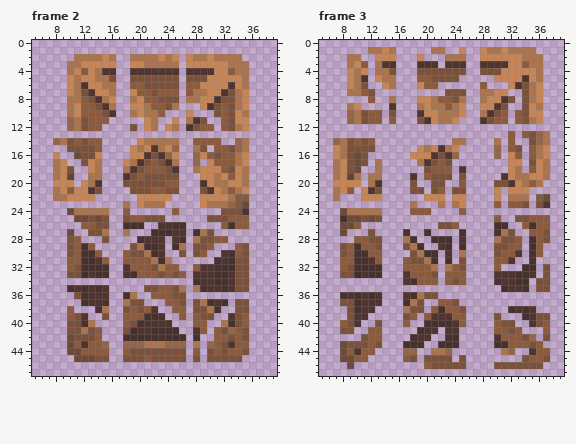
Pixel-art file, stored at Assets/Props/Box_destruction.aseprite. The picture above was drawn from the file before the commit.
48x48 pixels, 10 frames. Shown: frame 2: x 5..39, y 0..47; frame 3: x 5..39, y 0..47. The commit also changed other frames, which this record leaves out.
After the commit:
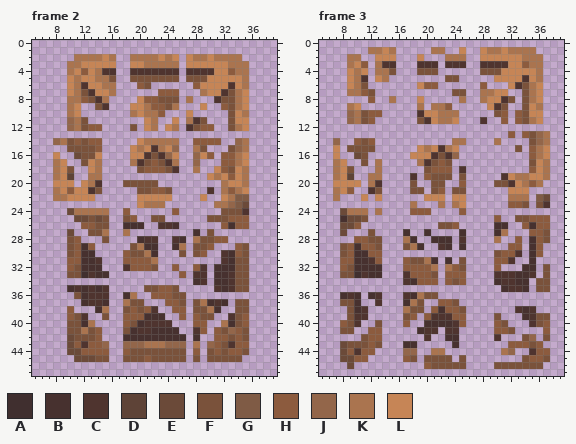
Palette (. is transparent): A #402f2f  B #47312f  C #4f342f  D #5e4337  E #6b4a39  F #7a523b  G #7f5b45  H #8c5b3e  J #93664a  K #aa744f  L #c68556
Diff:
Changed rows in their new state; - is an unchanged pixel.
Frame 2:
first column x 12:
 6 -------.--....-.-----
 7 -------....----..----
 8 ----.--.--------...--
 9 ..--.-------------..-
10 .....--------------..
11 -...----------------.
12 --------------------.
15 -------------------..
16 -------------------.-
17 ------.-----------..-
18 ------..---------..--
19 ------........---.---
20 -----------...---...-
21 -------.-----.---.-.-
22 ------------------..-
23 ------.----------..--
25 --------..-----------
26 --------------.------
27 ----------.....--.---
28 -----------.---------
29 -----------.---------
30 --.--------.---------
31 ---.-------..------.-
32 ---.-------..-----.--
33 ------........----.--
34 ------------------.--
35 --------------.-...--
Frame 3:
first column x 8:
 4 --------------....--------
 5 -------.---....-----------
 6 ------..------------------
 7 ---------------.----------
 8 ------------.....---------
 9 -------.----.---..--.-----
10 -------.---------.--..----
11 -----.-.-------------..---
14 ..----------------------.-
15 .---------------------.-.-
16 ..--------------------.-..
17 -..---------------------..
18 --.---------------------..
19 --.-----------------------
21 ---.------------------.---
22 ----.-----------------.---
23 ----------------------.---
24 ----.---------------------
25 ----..--------------------
27 ------------------------.-
28 -----------------------..-
29 ----------------------..--
30 ----------....-.-.--------
first column x 11:
36 .----------------------
37 ..---------------------
38 -.-------------------.-
40 ---------------------.-
41 ----------------------.
42 -------..-----------...
43 --------.--..------..--
44 ------------.----------
Boxes around the changes in both pictures, in picture pixels (x1, y1, x2, y2):
erased: (81, 82, 228, 292)
erased: (340, 68, 522, 222)
erased: (494, 229, 515, 250)
erased: (410, 250, 466, 257)
erased: (361, 292, 375, 313)
erased: (494, 306, 522, 348)
erased: (410, 334, 452, 355)
